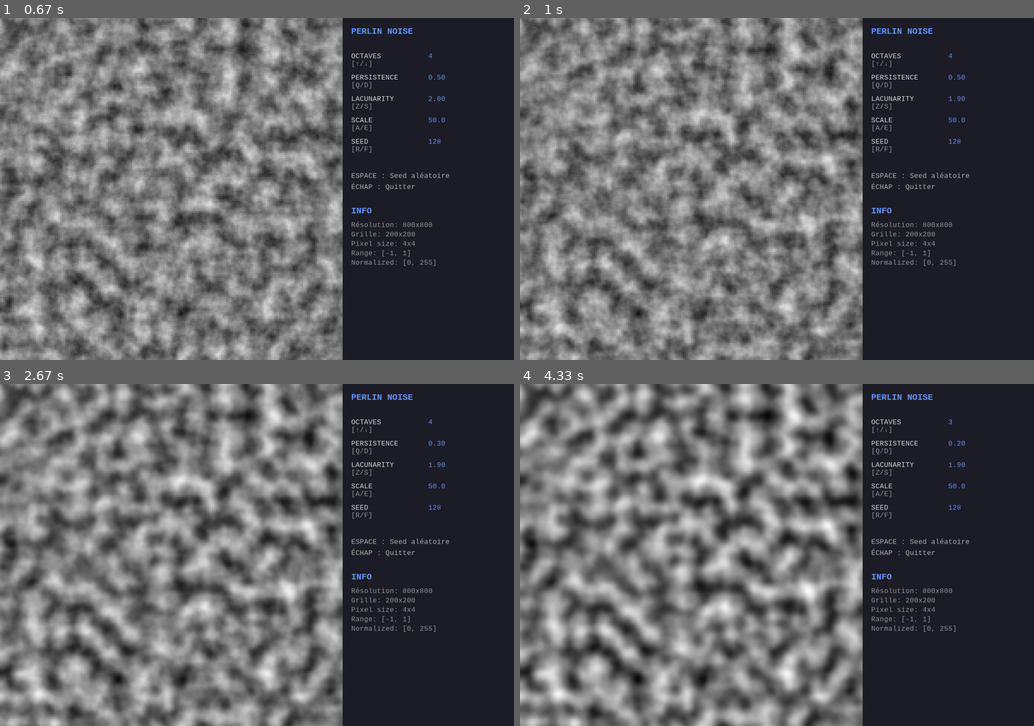
Above: before the commit, frames 1-4 (two rows, left to right).
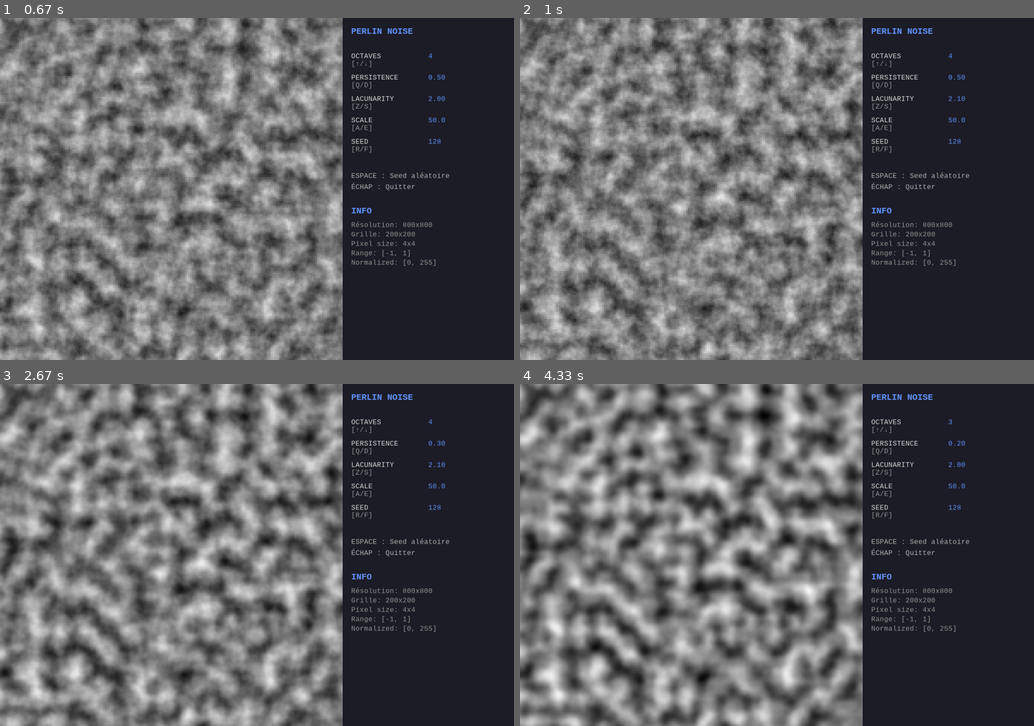
Above: after the commit, the same moments.

Repository: capdevillex/proj_info
Game: pygame game, started from perlin_visualizer.py
Two runs of this game, one before a commit and one after it. Both use one fixed random seed, a clock stepped at 60 frames per second and the inputs below.
Inputs:
- Up to frame 1 (0.67 s): tap Space at 0.33 s
- Up to frame 2 (1 s): tap Z at 0.67 s
- Up to frame 3 (2.67 s): hold D 1-1.47 s; hold D 1.5-1.97 s; hold D 2-2.53 s; hold D from 2.57 s (still down)
- Up to frame 4 (4.33 s): release D at 2.87 s; hold D 2.9-3.3 s; hold D 3.33-3.97 s; hold S from 4 s (still down); hold Down from 4 s (still down)

Frame 1 is identical in both runs. In frame 2, 18% of the frame differs, in the area x 0-86%, y 0-100%; in frame 3, 8.2%; in frame 4, 2.4%.

Commit message:
fix keymapping

Diff:
--- a/perlin_visualizer.py
+++ b/perlin_visualizer.py
@@ -192,10 +192,10 @@
                     self.needs_update = True
 
                 # Lacunarité (Z/S)
-                elif event.key == pygame.K_w:
+                elif event.key == pygame.K_z:
                     self.lacunarity = min(3.0, self.lacunarity + 0.1)
                     self.needs_update = True
-                elif event.key == pygame.K_z:
+                elif event.key == pygame.K_s:
                     self.lacunarity = max(1.5, self.lacunarity - 0.1)
                     self.needs_update = True
 
